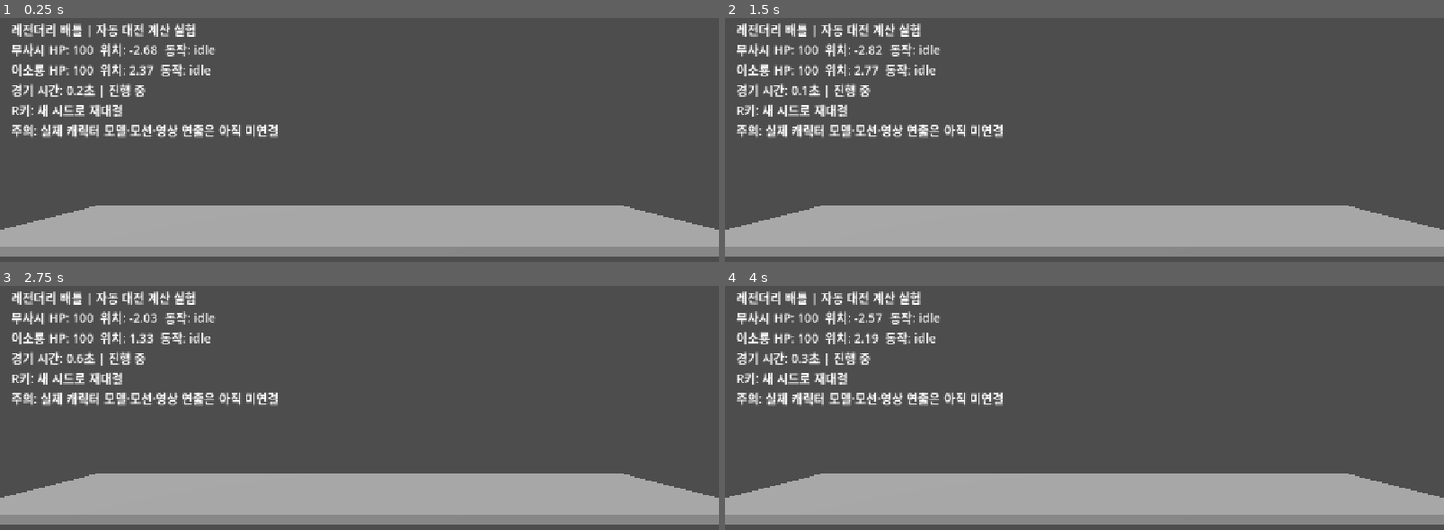
Above: before the commit, frames 1-4 (two rows, left to right).
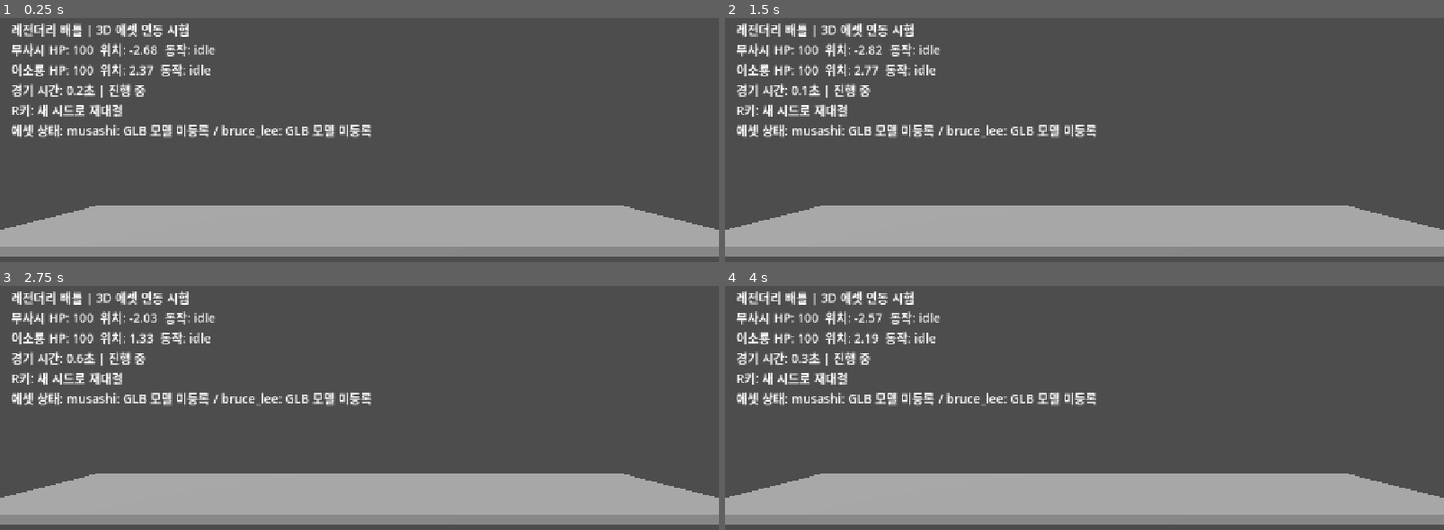
Above: after the commit, the same moments.

Repository: gycha0109-beep/history_arena
Game: Godot game, scene res://scenes/main.tscn
Same seed, same stepped clock (60 frames per second), same inputs: the game is played once before the commit and once after it.
Inputs:
- Up to frame 1 (0.25 s): no input
- Up to frame 2 (1.5 s): tap Enter at 0.5 s; tap R at 0.6, 1.35 s
- Up to frame 3 (2.75 s): tap R at 2.1 s
- Up to frame 4 (4 s): tap R at 2.85, 3.6 s

The runs differ from the first frame. In frame 1, 2.1% of the frame differs, in the area x 1-52%, y 2-50%; in frame 2, 2.1%; in frame 3, 2.1%; in frame 4, 2.1%.

Commit message:
feat: 기존 자동 대전을 3D 캐릭터 표시 구조와 연결

Diff:
--- a/scripts/main.gd
+++ b/scripts/main.gd
@@ -1,21 +1,42 @@
 extends Node3D
 
 const CombatScript = preload("res://scripts/core/combat_simulator.gd")
+const CharacterVisualScript = preload("res://scripts/visuals/character_visual.gd")
 
 @onready var status_label: Label = $HUD/Status
 
 var combat
 var next_seed: int = 20261112
+var visuals: Array = []
+var asset_status: Array[String] = []
 
 
 func _ready() -> void:
+    _setup_visuals()
     _start_new_match()
+
+
+func _setup_visuals() -> void:
+    var actor_root: Node3D = Node3D.new()
+    actor_root.name = "Characters"
+    add_child(actor_root)
+    for fighter_id in ["musashi", "bruce_lee"]:
+        var visual = CharacterVisualScript.new()
+        visual.name = str(fighter_id)
+        actor_root.add_child(visual)
+        visual.load_manifest("res://assets/characters/%s/character.json" % fighter_id)
+        visuals.append(visual)
+        asset_status.append(visual.status_message)
 
 
 func _start_new_match() -> void:
     combat = CombatScript.new()
     combat.begin(next_seed)
     next_seed += 1
+    for visual in visuals:
+        visual.has_previous_position = false
+        visual.animation_state = ""
+    _sync_visuals()
     _update_status()
 
 
@@ -23,8 +44,16 @@
     if combat == null or combat.is_finished():
         return
     combat.advance_tick()
+    _sync_visuals()
     if combat.session.tick % 6 == 0 or combat.is_finished():
         _update_status()
+
+
+func _sync_visuals() -> void:
+    for index in range(visuals.size()):
+        var fighter = combat.fighters[index]
+        var opponent = combat.fighters[1 - index]
+        visuals[index].sync_from_fighter(fighter.snapshot(), opponent.x)
 
 
 func _unhandled_key_input(event: InputEvent) -> void:
@@ -40,9 +69,9 @@
     if combat.is_finished():
         match_status = "종료 | 승자: %s" % combat.winner
 
-    status_label.text = "레전더리 배틀 | 자동 대전 계산 실험\n" \
+    status_label.text = "레전더리 배틀 | 3D 에셋 연동 시험\n" \
         + "무사시 HP: %d  위치: %.2f  동작: %s\n" % [a.health, a.x, a.action] \
         + "이소룡 HP: %d  위치: %.2f  동작: %s\n" % [b.health, b.x, b.action] \
         + "경기 시간: %.1f초 | %s\n" % [float(combat.session.tick) / 60.0, match_status] \
         + "R키: 새 시드로 재대결\n" \
-        + "주의: 실제 캐릭터 모델·모션·영상 연출은 아직 미연결"
+        + "에셋 상태: %s" % " / ".join(asset_status)
